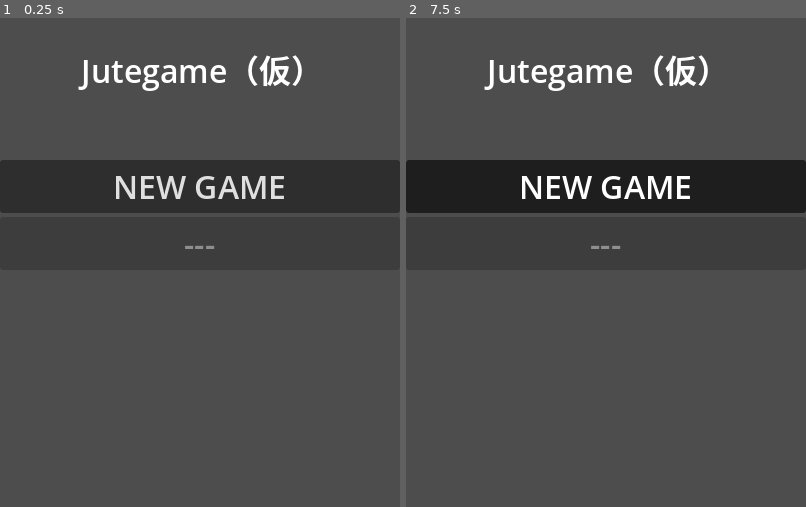
Above: before the commit, frames 1-2 (left to right).
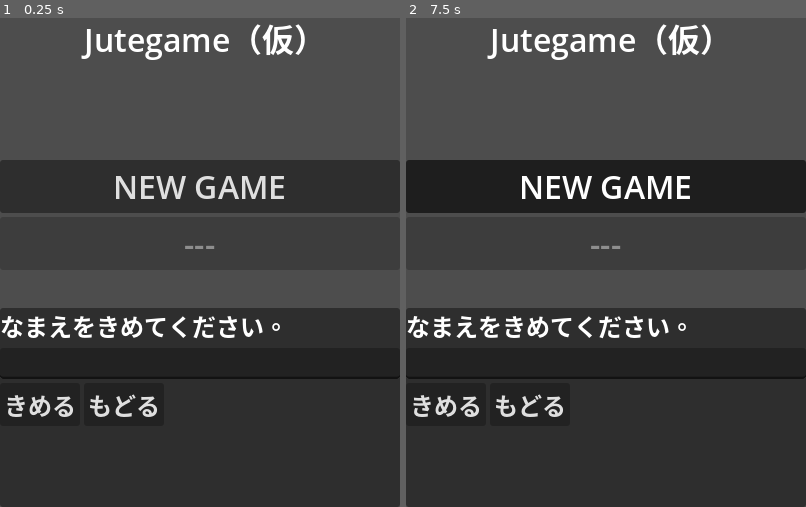
Above: after the commit, the same moments.

Repository: allgorilla/jutegame
Game: Godot game, scene res://scenes/TitleScene.tscn
Same seed, same stepped clock (60 frames per second), same inputs: the game is played once before the commit and once after it.
Inputs (mouse positions are in pixels of both pictures, inside the frame that each line leads up to):
- Up to frame 1 (0.25 s): no input
- Up to frame 2 (7.5 s): click (446, 404) at 0.5 s, where only the run after the commit has a clickable "きめる"; click (530, 404) at 1.25 s, where only the run after the commit has a clickable "もどる"; click "NEW GAME" at 2 s; click "NEW GAME" at 2.75 s; click (446, 404) at 3.5 s, where only the run after the commit has a clickable "きめる"; click (530, 404) at 4.25 s, where only the run after the commit has a clickable "もどる"; click "NEW GAME" at 5 s; click (446, 404) at 5.75 s, where only the run after the commit has a clickable "きめる"; click (530, 404) at 6.5 s, where only the run after the commit has a clickable "もどる"; tap Enter at 7.25 s; move the mouse to (694, 179) at 7.27 s; click (694, 179) at 7.42 s

The runs differ from the first frame. In frame 1, 43% of the frame differs, in the area x 0-100%, y 1-100%; in frame 2, 43%.

Commit message:
名前の入力を実装（途中）

Diff:
--- a/scenes/TitleScene.tscn
+++ b/scenes/TitleScene.tscn
@@ -41,12 +41,47 @@
 
 [node name="MessageLabel" type="Label" parent="." unique_id=1068383628]
 layout_mode = 0
-offset_left = 81.0
-offset_top = 138.0
-offset_right = 317.0
-offset_bottom = 186.0
+offset_left = 84.0
+offset_top = 107.0
+offset_right = 320.0
+offset_bottom = 155.0
 theme_override_font_sizes/font_size = 32
 text = "Jutegame（仮）"
 
+[node name="NameRegistrationPanel" type="PanelContainer" parent="." unique_id=209029479]
+layout_mode = 1
+anchors_preset = 12
+anchor_top = 1.0
+anchor_right = 1.0
+anchor_bottom = 1.0
+offset_top = -199.0
+grow_horizontal = 2
+grow_vertical = 0
+
+[node name="VBoxContainer" type="VBoxContainer" parent="NameRegistrationPanel" unique_id=1074536330]
+layout_mode = 2
+
+[node name="Label" type="Label" parent="NameRegistrationPanel/VBoxContainer" unique_id=585687187]
+layout_mode = 2
+theme_override_font_sizes/font_size = 24
+text = "なまえをきめてください。"
+
+[node name="NameLineEdit" type="LineEdit" parent="NameRegistrationPanel/VBoxContainer" unique_id=1511239735]
+layout_mode = 2
+
+[node name="HBoxContainer" type="HBoxContainer" parent="NameRegistrationPanel/VBoxContainer" unique_id=634247]
+layout_mode = 2
+size_flags_vertical = 0
+
+[node name="ConfirmButton" type="Button" parent="NameRegistrationPanel/VBoxContainer/HBoxContainer" unique_id=13397920]
+layout_mode = 2
+theme_override_font_sizes/font_size = 24
+text = "きめる"
+
+[node name="CancelButton" type="Button" parent="NameRegistrationPanel/VBoxContainer/HBoxContainer" unique_id=148250443]
+layout_mode = 2
+theme_override_font_sizes/font_size = 24
+text = "もどる"
+
 [connection signal="pressed" from="VBoxContainer/NewGameButton" to="." method="_on_new_game_button_pressed"]
 [connection signal="pressed" from="VBoxContainer/ContinueButton" to="." method="_on_continue_button_pressed"]
--- a/scripts/NetworkManager.gd
+++ b/scripts/NetworkManager.gd
@@ -14,6 +14,9 @@
 }
 var current_state = State.IDLE
 var pending_char_name = ""
+
+@onready var name_panel = $NameRegistrationPanel
+@onready var name_input = $NameRegistrationPanel/VBoxContainer/NameLineEdit
 
 func _ready():
 	http_request = HTTPRequest.new()
@@ -138,3 +141,27 @@
 	var err = http_request.request(url, [], HTTPClient.METHOD_GET)
 	if err != OK:
 		print("HTTPRequestを開始できませんでした。エラーコード:", err)
+
+# TitleScene.gd の一部
+
+
+# 1. NEW GAMEボタンが押されたらパネルを出す
+func _on_new_game_button_pressed():
+	name_panel.show()
+	name_input.grab_focus() # すぐに入力できる状態にする
+
+# 2. キャンセルが押されたら閉じる
+func _on_cancel_button_pressed():
+	name_panel.hide()
+
+# 3. 決定ボタンが押されたら通信開始！
+func _on_confirm_button_pressed():
+	var player_name = name_input.text.strip_edges() # 前後の空白を削除
+
+	if player_name == "":
+		print("名前を入力してください")
+		return
+
+	name_panel.hide()
+	# ここで以前のテスト用固定名ではなく、入力された名前を渡す
+	NetworkManager.request_new_game(player_name)
